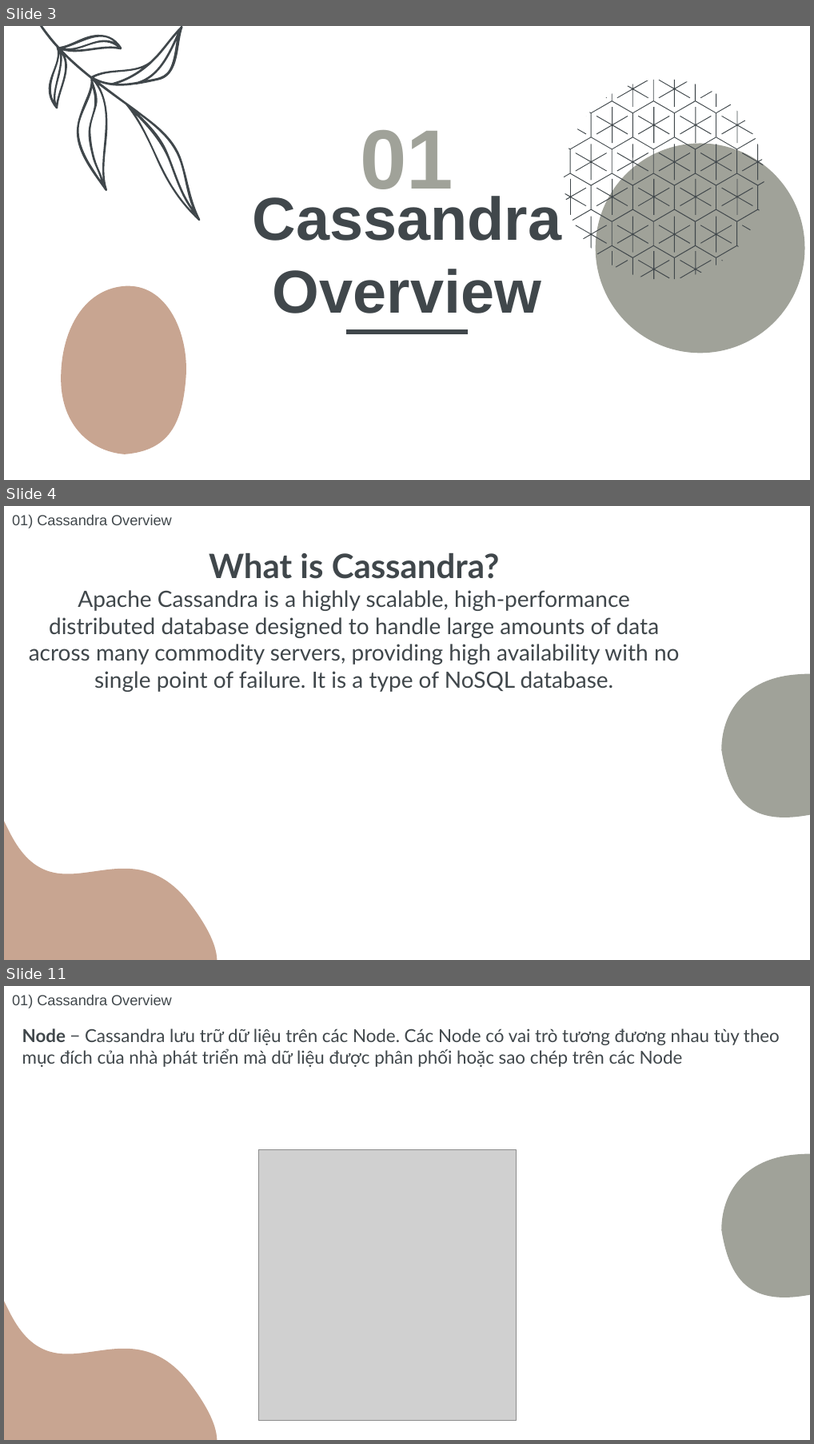
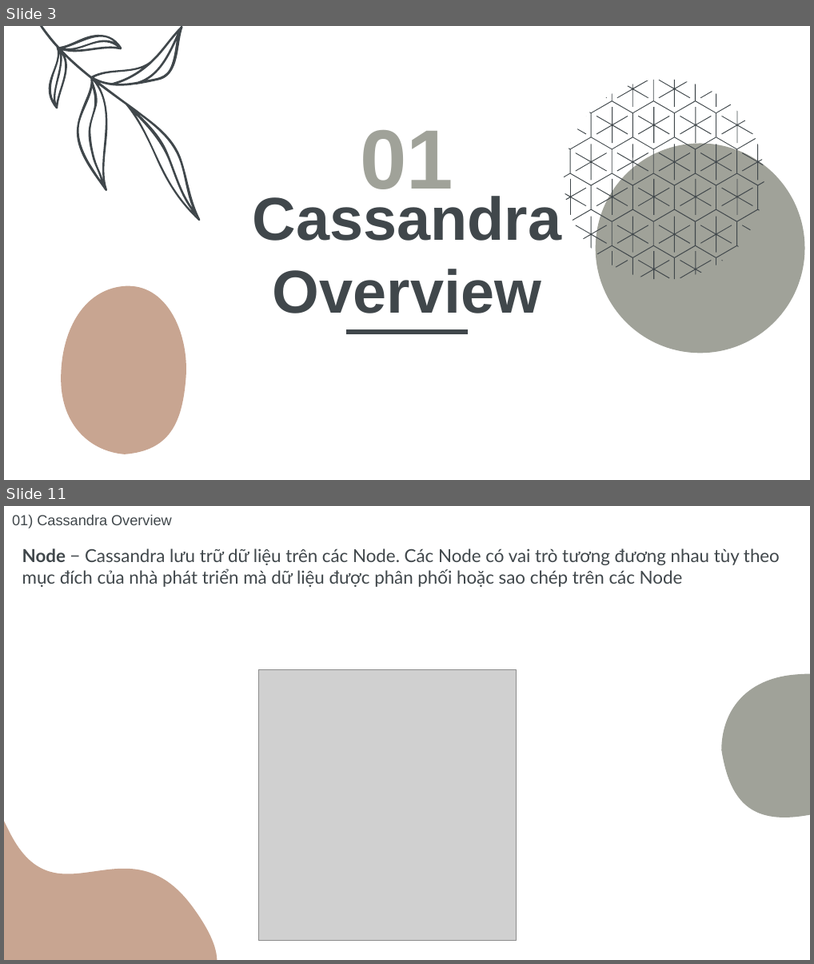
Before and after one commit to NguyenMinh2804/CassandraDemoo, a slide deck: Cassandra_Seminar.pptx. Shown one above the other, each under a label of ours: slides 3, 4 and 11 before the commit, slides 3 and 11 after it; the slides between them are not shown. The pictures are 814x1444 and 814x964 pixels, drawn with LibreOffice and Linux fonts; fonts in the diff are those of the drawing; grey boxes stand for pictures. Boxes give left, top, right and bottom in pixels: in the first picture for what was removed or moved away, otherwise in the second. Text is boxed around its words. In the diff, an @@ line names an element or a change of style, - is before the commit and + after.

```diff
--- a/Cassandra_Seminar.pptx
+++ b/Cassandra_Seminar.pptx
@@ slide 4 removed at [4, 506, 810, 960], background #FFFFFF; not listed: 2 template elements that a slide beside it also shows @@
@@ title removed at [12, 515, 172, 528] @@
-01) Cassandra Overview
@@ text removed at [29, 553, 680, 692] @@
-What is Cassandra?
-Apache Cassandra is a highly scalable, high-performance distributed database designed to handle large amounts of data across many commodity servers, providing high availability with no single point of failure. It is a type of NoSQL database.
```
Also in this commit, not shown: 8 slides changed, 1 slide added, 1 other file.
